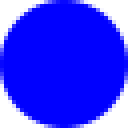
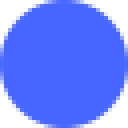
The second 128 x 128 image is a revision of the first. Changes to its layers:
painted on "Ellipse 1" over box(0, 0, 128, 128)
